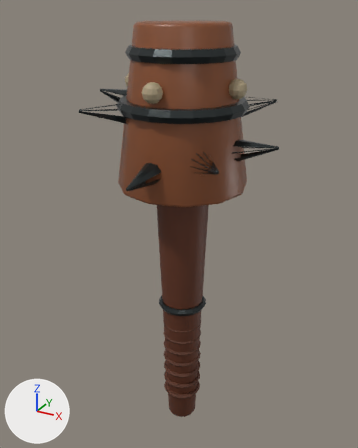
An edit to the FBX model Blender/SM_Bram_OrcWarClub.fbx, drawn before and after from the same camera.
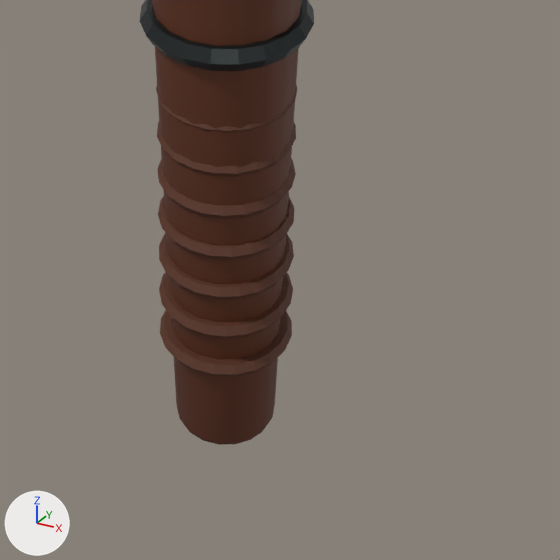
Each version is shown whole from a 50 mm lens placed at (0.623, -1.154, 1.265), pointed at (-0.03, 0.033, 0.671), then close up on the part from 34% to 76% of the width and 66% to 100% of the height. Lighting does not change. The marker at lower left points along +X, +Y and +Z. The older version's two pictures come first. Vertices at exactly the same position are counted once.

In view in the first close-up: 'SM_Bram_OrcWarClub'.
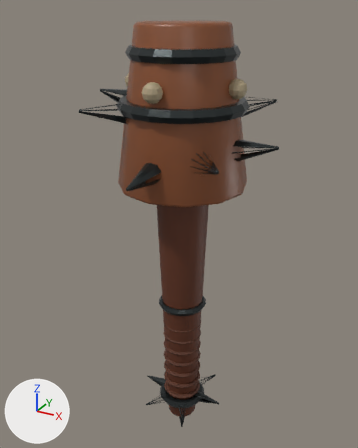
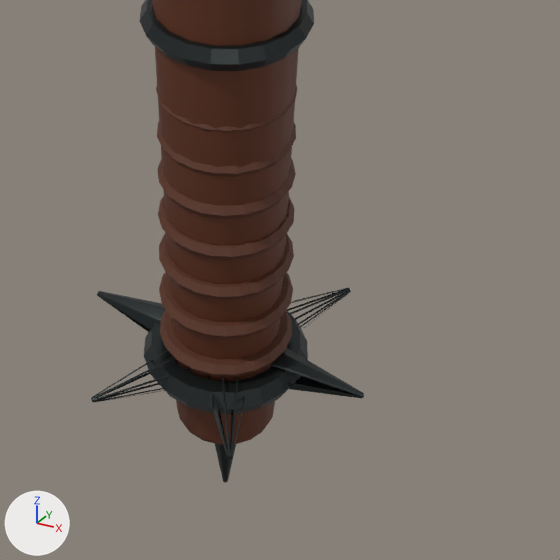
What differs and where, as boxes (x1, y1, x2, y2) in the close-ups (560 x 560 px):
'SM_Bram_OrcWarClub', reshaped
    before: (140, 0, 314, 445)
    after: (91, 0, 364, 483)
part 1 of me_cone, added
    after: (144, 310, 308, 414)
part 2 of me_cone, added
    after: (214, 443, 236, 483)
part 3 of me_cone, added
    after: (270, 348, 364, 398)
part 4 of me_cone, added
    after: (97, 291, 166, 332)
part 5 of me_cone, added
    after: (207, 375, 249, 459)
part 6 of me_cone, added
    after: (287, 288, 351, 328)
part 7 of me_cone, added
    after: (91, 350, 191, 402)

Diff of the bpy script that builds the scene:
```diff
--- a/Blender/SM_Bram_OrcWarClub.fbx.py
+++ b/Blender/SM_Bram_OrcWarClub.fbx.py
@@ me_cone @@
 # used by ob_sm_bram_orcwarclub; location = (0.0, 0.0, 0.0)
-me_cone.from_pydata(...)  # 3062 vertices, 2966 faces; spans x -0.266..0.266, y -0.269..0.269, z 0.0..1.23
+me_cone.from_pydata(...)  # 3932 vertices, 3760 faces; spans x -0.266..0.266, y -0.269..0.269, z -0.085..1.23
+# me_cone part 1: a new loose piece of 120 vertices spanning x -0.075..0.075, y -0.075..0.075, z 0.063..0.087, in mat_m_black_iron (dark grey #353a3a)
+# me_cone part 2: a new loose piece of 112 vertices spanning x -0.03..0.03, y -0.03..0.03, z -0.085..0.075, in mat_m_black_iron (dark grey #353a3a)
+# me_cone part 3: a new loose piece of 110 vertices spanning x 0.006..0.137, y -0.027..0.027, z 0.049..0.102, in mat_m_black_iron (dark grey #353a3a)
+# me_cone part 4: a new loose piece of 110 vertices spanning x -0.137..-0.006, y -0.027..0.027, z 0.049..0.102, in mat_m_black_iron (dark grey #353a3a)
+# me_cone part 5: a new loose piece of 105 vertices spanning x -0.018..0.07, y -0.119..0.007, z 0.05..0.101, in mat_m_black_iron (dark grey #353a3a)
+# me_cone part 6: a new loose piece of 104 vertices spanning x -0.018..0.07, y -0.007..0.119, z 0.05..0.101, in mat_m_black_iron (dark grey #353a3a)
+# me_cone part 7: a new loose piece of 104 vertices spanning x -0.07..0.018, y -0.119..0.007, z 0.05..0.101, in mat_m_black_iron (dark grey #353a3a)
+# other edits to the shape of me_cone do not show in these pictures
 me_cone.materials.append(mat_m_wood_orc)
```
